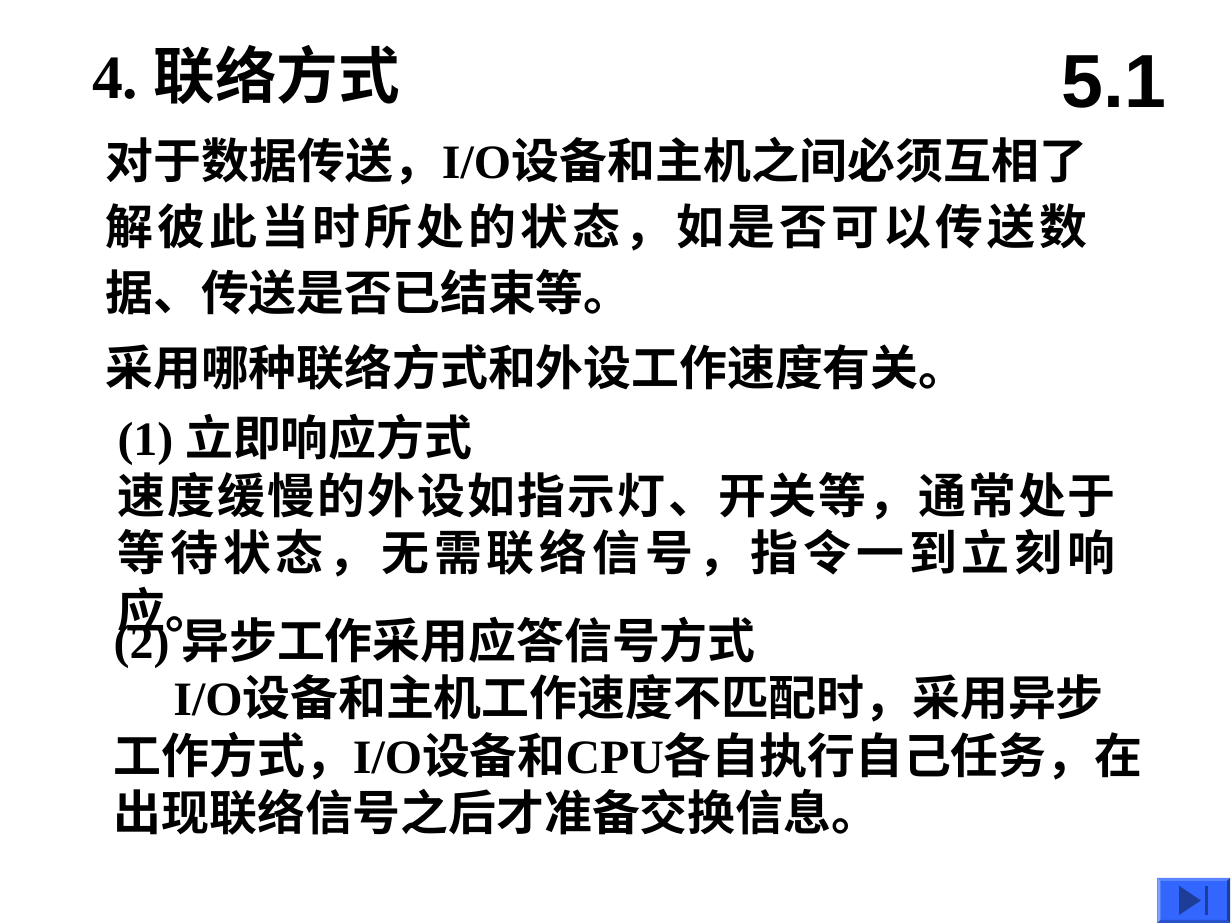
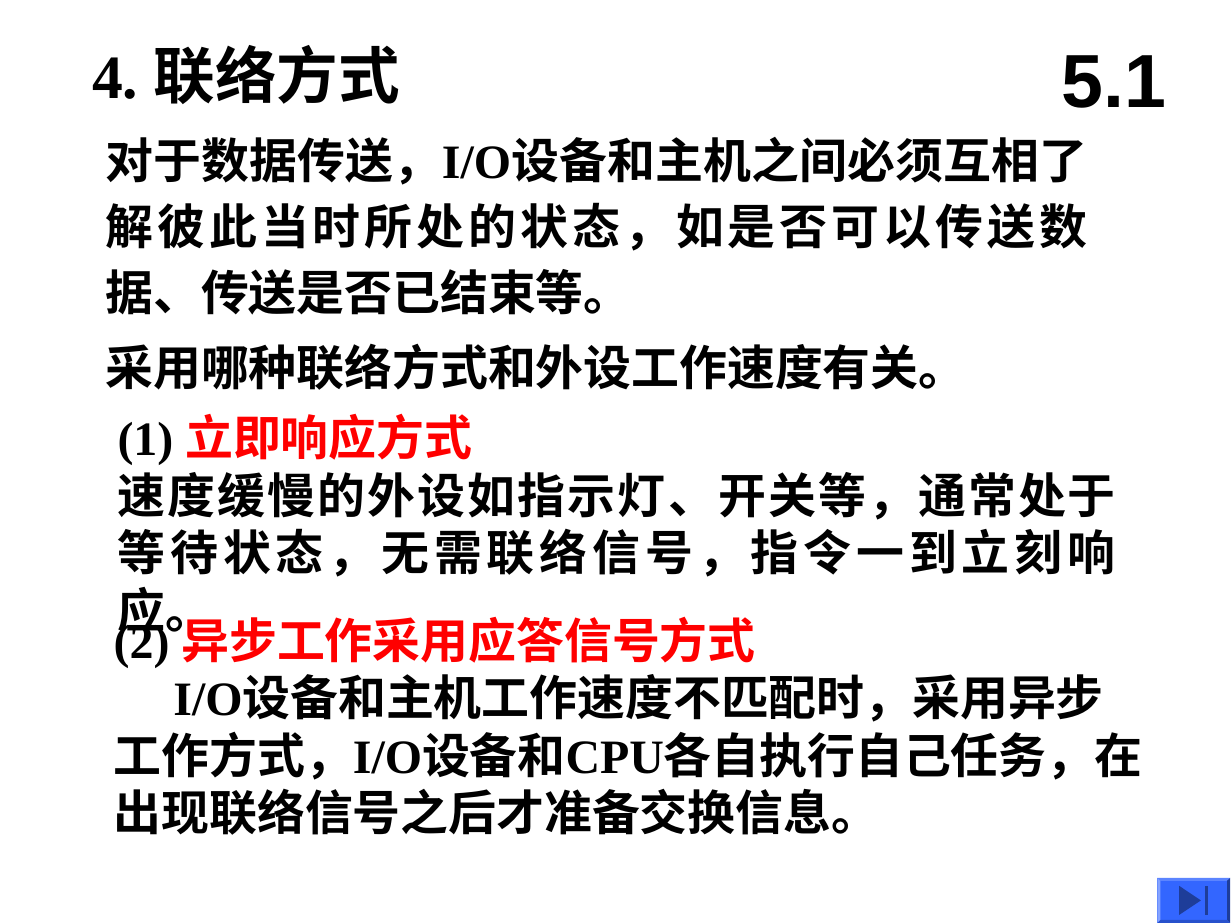
Before and after one commit to QiliangFan/StudyResources, a slide deck: slide 12 of 课件/计算机组成原理/第5章输入输出A.ppt. Drawn at 1232x924 pixels with LibreOffice and Linux fonts; fonts in the diff are those of the drawing. Boxes give left, top, right and bottom in pixels: in the first picture for what was removed or moved away, otherwise in the second. Text is boxed around its words. In the diff, an @@ line names an element or a change of style, - is before the commit and + after.

```diff
--- a/课件/计算机组成原理/第5章输入输出A.ppt
+++ b/课件/计算机组成原理/第5章输入输出A.ppt
@@ text at [118,413,472,465]: text colour #000000 to #FF0000 in "立即响应方式" @@
@@ text at [114,616,755,667]: text colour #000000 to #FF0000 in "异步工作采用应答信号方式" @@
```
Also in this commit, not shown: 7 other slides changed, 1 other file.
